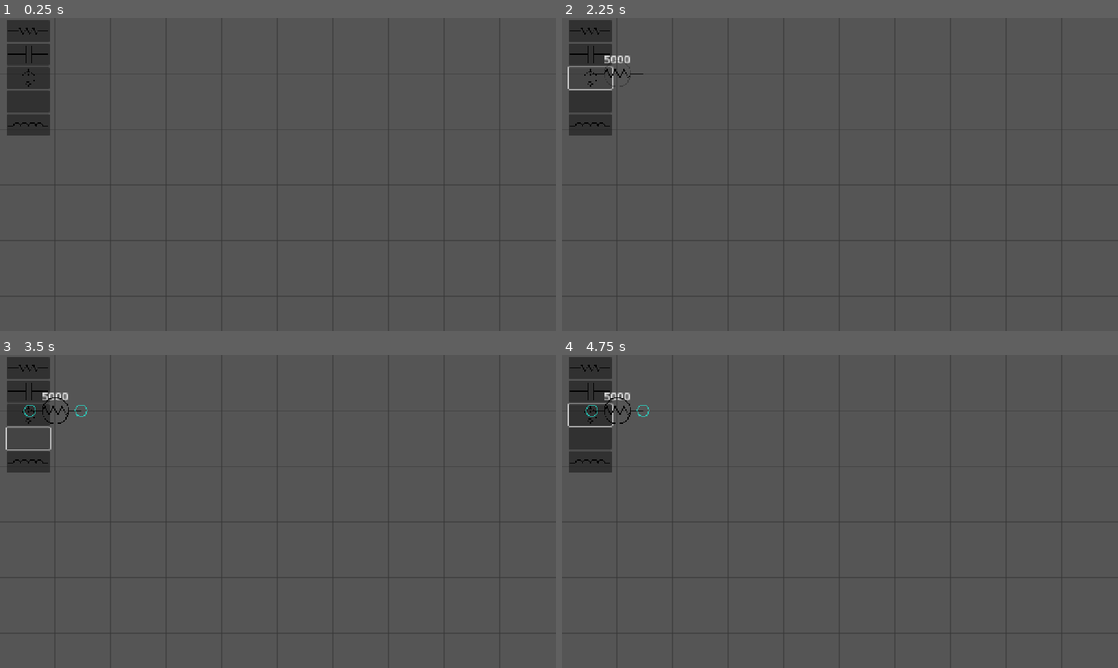
Above: before the commit, frames 1-4 (two rows, left to right).
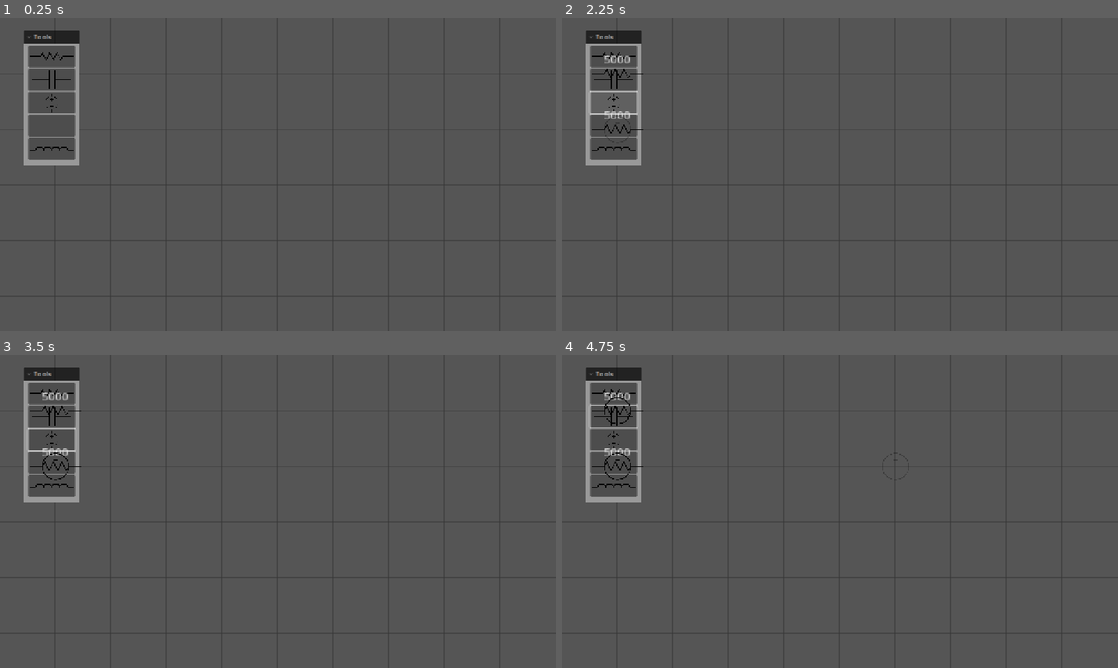
Above: after the commit, the same moments.

Repository: j-stapera/Yet-Another-Circuit-Designer
Game: Godot game, scene res://main.tscn
The game is run twice, just before and just after one commit, with the same random seed, the same clock (stepped at 60 frames per second) and the same inputs.
Inputs (mouse positions are in pixels of both pictures, inside the frame that each line leads up to; where the layout moved, square brackets give the same spot in the first picture):
- Up to frame 1 (0.25 s): no input
- Up to frame 2 (2.25 s): click (612, 55) [589, 30] at 0.5 s; click (612, 80) [589, 55] at 1.25 s; click (612, 102) [589, 77] at 2 s
- Up to frame 3 (3.5 s): click (50, 461) [27, 439] at 2.75 s
- Up to frame 4 (4.75 s): click (612, 486) [589, 461] at 3.5 s; tap Enter at 4.25 s; drag from (589, 411) to (895, 442) at 4.27 s

The runs differ from the first frame. In frame 1, 3.5% of the frame differs, in the area x 1-15%, y 0-48%; in frame 2, 3.3%; in frame 3, 3.3%; in frame 4, 3.7%, in the area x 1-16%, y 0-48%.

Commit message:
Created foldable menu for tools

Diff:
--- a/main.tscn
+++ b/main.tscn
@@ -7,48 +7,58 @@
 [ext_resource type="Texture2D" uid="uid://bans8qfumlg7f" path="res://Components/Voltage Source/voltage source.png" id="5_lquwl"]
 [ext_resource type="Script" uid="uid://dqqaaseor1laa" path="res://connection_graph.gd" id="6_7mycd"]
 
+[sub_resource type="StyleBoxFlat" id="StyleBoxFlat_7mycd"]
+
 [node name="main" type="Node2D"]
 script = ExtResource("1_0xm2m")
 
-[node name="MarginContainer" type="MarginContainer" parent="."]
-offset_right = 130.0
-offset_bottom = 276.0
-theme_override_constants/margin_left = 15
+[node name="FoldableContainer" type="FoldableContainer" parent="."]
+offset_left = 55.0
+offset_top = 28.0
+offset_right = 183.0
+offset_bottom = 339.0
+theme_override_styles/panel = SubResource("StyleBoxFlat_7mycd")
+title = "Tools"
+
+[node name="MarginContainer" type="MarginContainer" parent="FoldableContainer"]
+layout_mode = 2
+theme_override_constants/margin_left = 10
 theme_override_constants/margin_top = 5
-theme_override_constants/margin_right = 15
+theme_override_constants/margin_right = 10
 theme_override_constants/margin_bottom = 5
 
-[node name="VBoxContainer" type="VBoxContainer" parent="MarginContainer"]
+[node name="VBoxContainer" type="VBoxContainer" parent="FoldableContainer/MarginContainer"]
 layout_mode = 2
+theme_override_constants/separation = 3
 
-[node name="Button Resistor" type="Button" parent="MarginContainer/VBoxContainer"]
+[node name="Button Resistor" type="Button" parent="FoldableContainer/MarginContainer/VBoxContainer"]
 custom_minimum_size = Vector2(100, 50)
 layout_mode = 2
 icon = ExtResource("2_1bvp3")
 icon_alignment = 1
 expand_icon = true
 
-[node name="Button Capacitor" type="Button" parent="MarginContainer/VBoxContainer"]
+[node name="Button Capacitor" type="Button" parent="FoldableContainer/MarginContainer/VBoxContainer"]
 custom_minimum_size = Vector2(0, 50)
 layout_mode = 2
 icon = ExtResource("3_lquwl")
 icon_alignment = 1
 expand_icon = true
 
-[node name="Button Voltage Source" type="Button" parent="MarginContainer/VBoxContainer"]
+[node name="Button Voltage Source" type="Button" parent="FoldableContainer/MarginContainer/VBoxContainer"]
 custom_minimum_size = Vector2(0, 50)
 layout_mode = 2
 icon = ExtResource("5_lquwl")
 icon_alignment = 1
 expand_icon = true
 
-[node name="Button Wire" type="Button" parent="MarginContainer/VBoxContainer"]
+[node name="Button Wire" type="Button" parent="FoldableContainer/MarginContainer/VBoxContainer"]
 custom_minimum_size = Vector2(0, 50)
 layout_mode = 2
 icon_alignment = 1
 expand_icon = true
 
-[node name="Button Inductor" type="Button" parent="MarginContainer/VBoxContainer"]
+[node name="Button Inductor" type="Button" parent="FoldableContainer/MarginContainer/VBoxContainer"]
 custom_minimum_size = Vector2(0, 50)
 layout_mode = 2
 icon = ExtResource("4_7mycd")
@@ -62,8 +72,8 @@
 [node name="ConnectionGraph" type="Node" parent="."]
 script = ExtResource("6_7mycd")
 
-[connection signal="pressed" from="MarginContainer/VBoxContainer/Button Resistor" to="." method="_on_button_resistor_pressed"]
-[connection signal="pressed" from="MarginContainer/VBoxContainer/Button Voltage Source" to="." method="_on_button_voltage_source_pressed"]
-[connection signal="pressed" from="MarginContainer/VBoxContainer/Button Wire" to="." method="_on_button_wire_pressed"]
+[connection signal="pressed" from="FoldableContainer/MarginContainer/VBoxContainer/Button Resistor" to="." method="_on_button_resistor_pressed"]
+[connection signal="pressed" from="FoldableContainer/MarginContainer/VBoxContainer/Button Voltage Source" to="." method="_on_button_voltage_source_pressed"]
+[connection signal="pressed" from="FoldableContainer/MarginContainer/VBoxContainer/Button Wire" to="." method="_on_button_wire_pressed"]
 [connection signal="child_entered_tree" from="Graph" to="." method="_on_graph_child_entered_tree"]
 [connection signal="child_entered_tree" from="Graph" to="Graph" method="_on_child_entered_tree"]
Not shown: 1 places in main.tscn that only renumber resources
